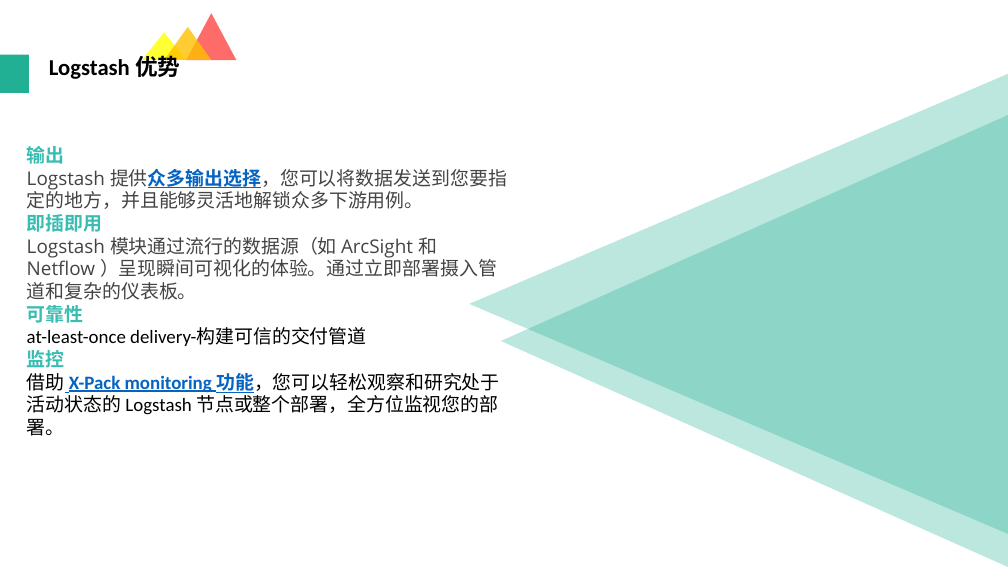
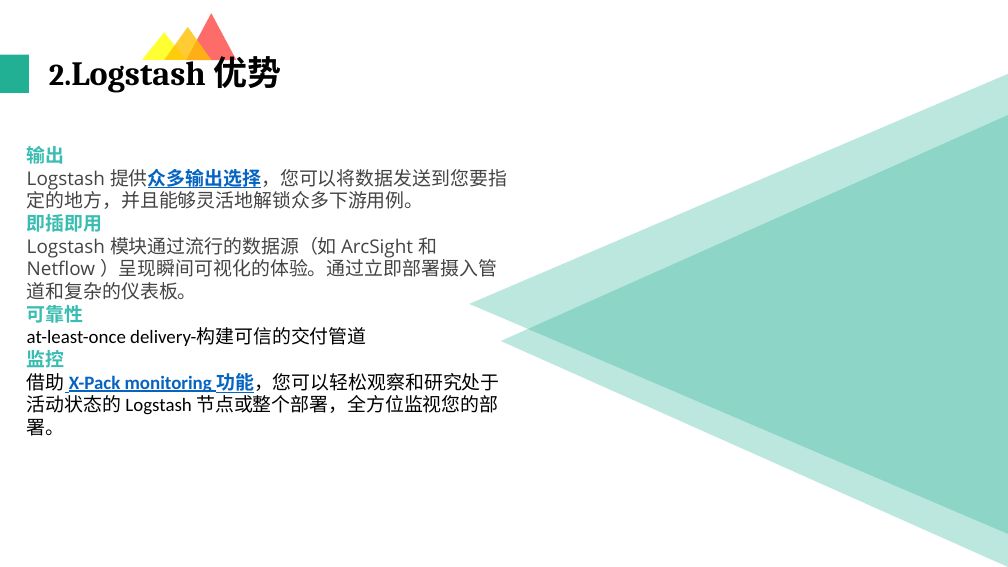
Before and after one commit to 1991lin/Documents, a slide deck: slide 12 of ELK.pptx. Drawn at 1008x567 pixels with LibreOffice and Linux fonts; fonts in the diff are those of the drawing. Boxes give left, top, right and bottom in pixels: in the first picture for what was removed or moved away, otherwise in the second. Text is boxed around its words. In the diff, an @@ line names an element or a change of style, - is before the commit and + after.

```diff
--- a/ELK.pptx
+++ b/ELK.pptx
@@ title at [49, 50, 281, 93]: text changed; size 21.6 to 32.4 pt; font Calibri to Cambria @@
-Logstash 优势
+2.Logstash 优势
```
Also in this commit, not shown: 16 other slides changed.
